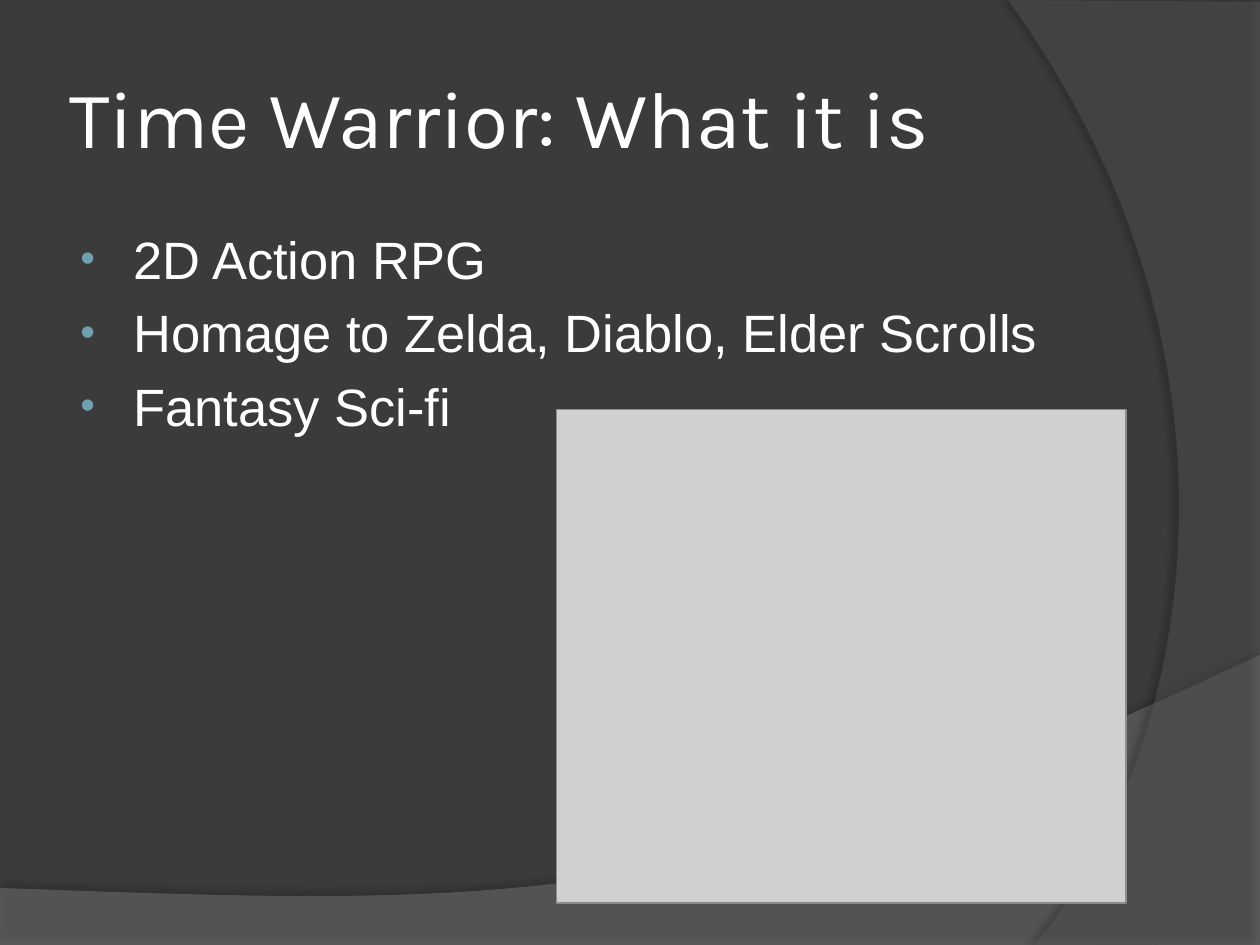
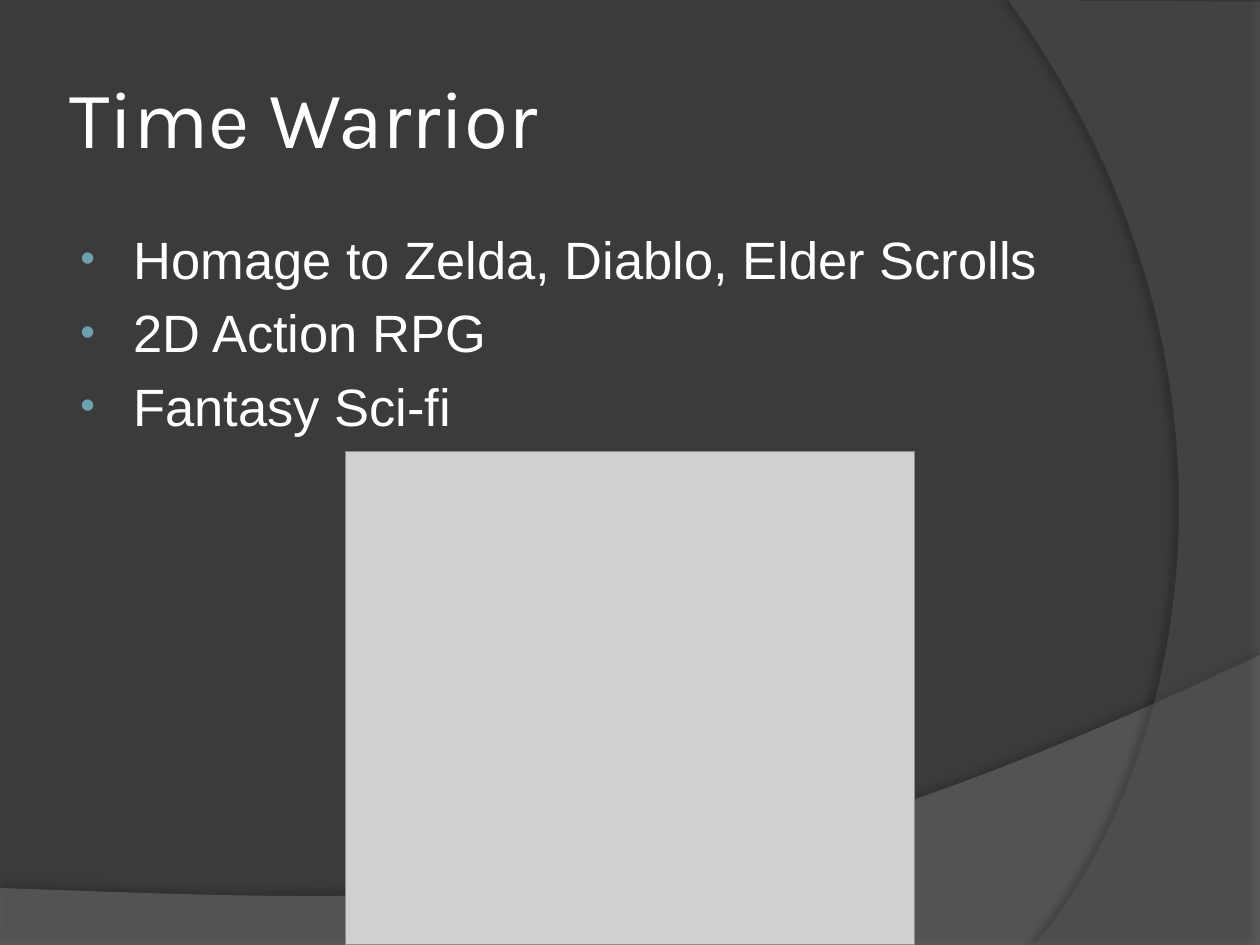
Before and after one commit to mattdude2489/Time-Warrior, a slide deck: slide 3 of Senior Project Files/Time Warrior.pptx. Drawn at 1260x945 pixels with LibreOffice and Linux fonts; fonts in the diff are those of the drawing; grey boxes stand for pictures. Boxes give left, top, right and bottom in pixels: in the first picture for what was removed or moved away, otherwise in the second. Text is boxed around its words. In the diff, an @@ line names an element or a change of style, - is before the commit and + after.

```diff
--- a/Senior Project Files/Time Warrior.pptx
+++ b/Senior Project Files/Time Warrior.pptx
@@ title at <box>69,92,538,149</box>: text changed @@
-Time Warrior: What it is
+Time Warrior
@@ text at <box>133,241,1037,290</box>: paragraph added @@
+• Homage to Zelda, Diablo, Elder Scrolls
@@ text at <box>133,314,1037,363</box>: paragraph removed @@
-• Homage to Zelda, Diablo, Elder Scrolls
@@ picture: place and size @@
-picture at <box>557,410,1126,903</box>
+picture at <box>345,451,915,945</box>
```
Also in this commit, not shown: 11 other slides changed, 2 other files.
